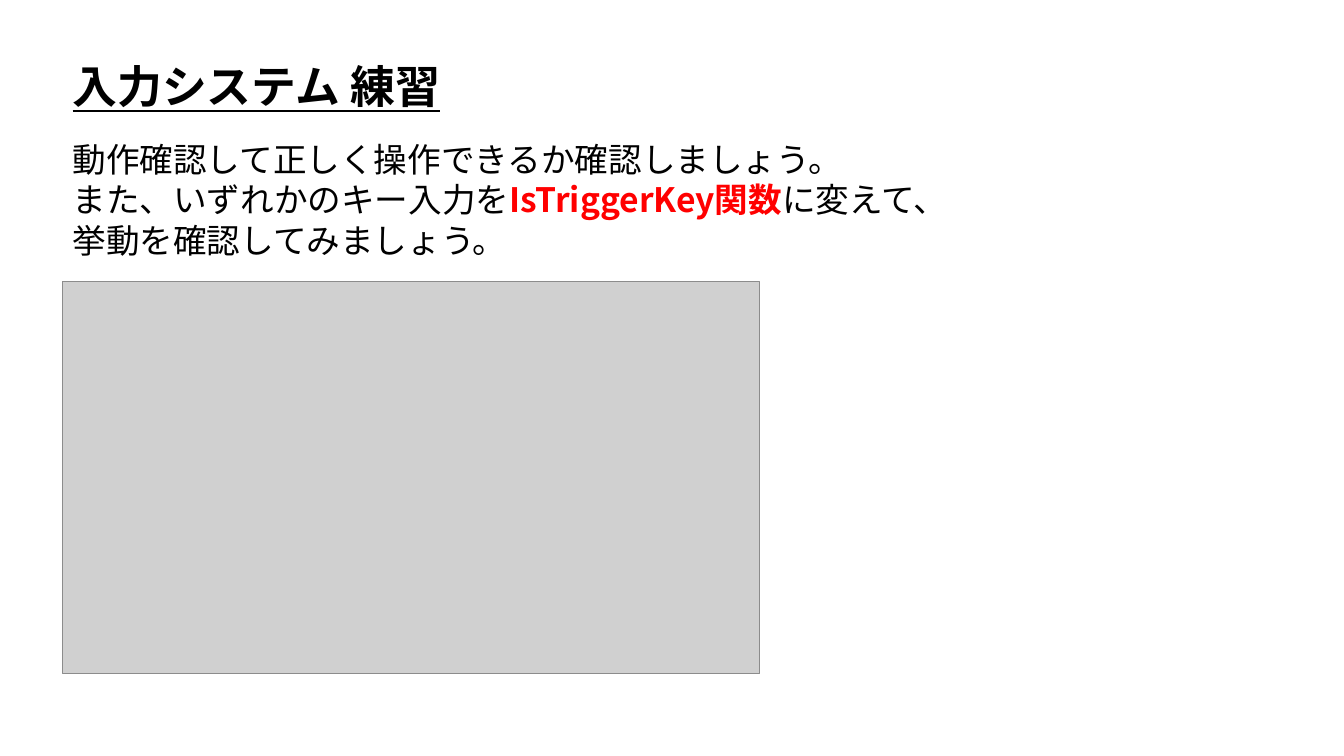
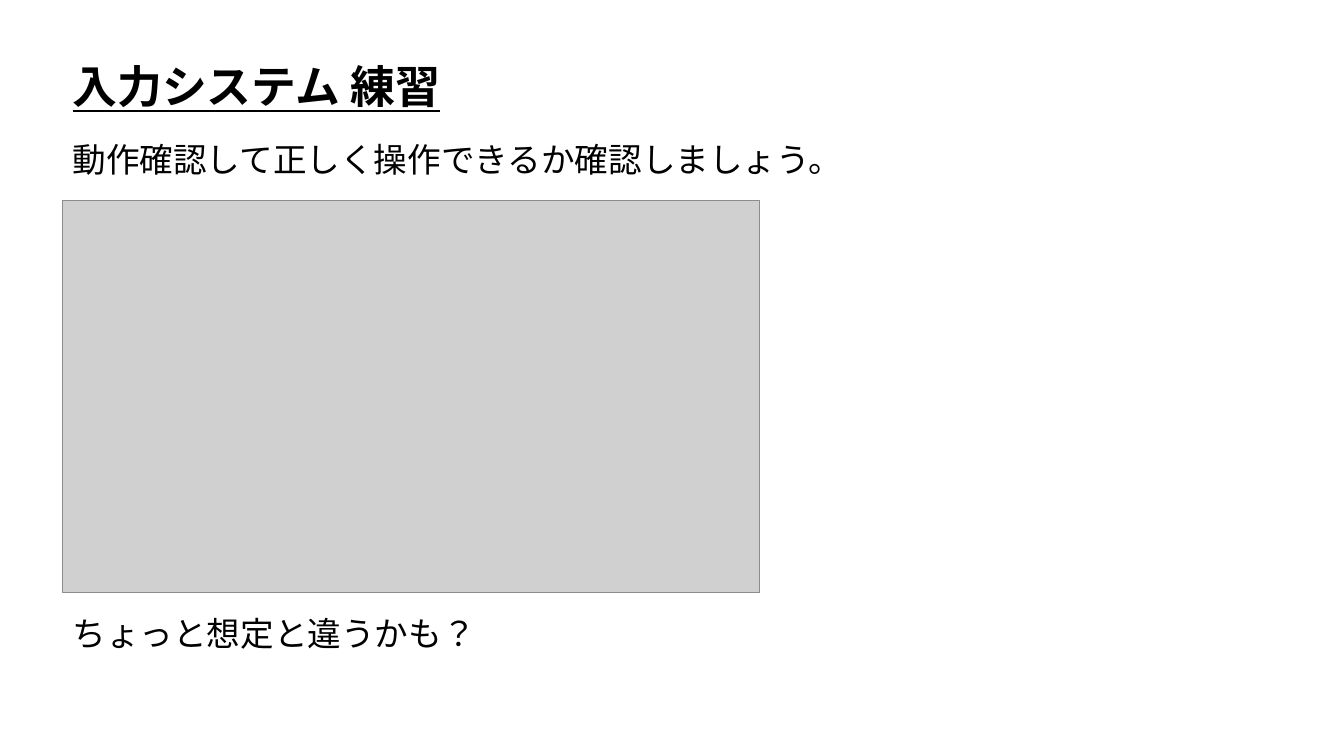
Before and after one commit to ArakiYusuke-Ohara/Textbook, a slide deck: slide 13 of ゲーム科1年/00_前期/ゲームプログラミングⅠ/10_入力システムと移動処理.pptx. Drawn at 1344x756 pixels with LibreOffice and Linux fonts; fonts in the diff are those of the drawing; grey boxes stand for pictures. Boxes give left, top, right and bottom in pixels: in the first picture for what was removed or moved away, otherwise in the second. Text is boxed around its words. In the diff, an @@ line names an element or a change of style, - is before the commit and + after.

```diff
--- a/ゲーム科1年/00_前期/ゲームプログラミングⅠ/10_入力システムと移動処理.pptx
+++ b/ゲーム科1年/00_前期/ゲームプログラミングⅠ/10_入力システムと移動処理.pptx
@@ picture: place and size @@
-picture at <box>63,282,760,675</box>
+picture at <box>63,201,760,593</box>
@@ text at <box>72,183,946,256</box>: paragraphs removed @@
-また、いずれかのキー入力をIsTriggerKey関数に変えて、
-挙動を確認してみましょう。
@@ text added at <box>72,617,475,649</box>, 24 pt, text #000000 @@
+ちょっと想定と違うかも？
```
Also in this commit, not shown: 2 other slides changed, 2 other files.
